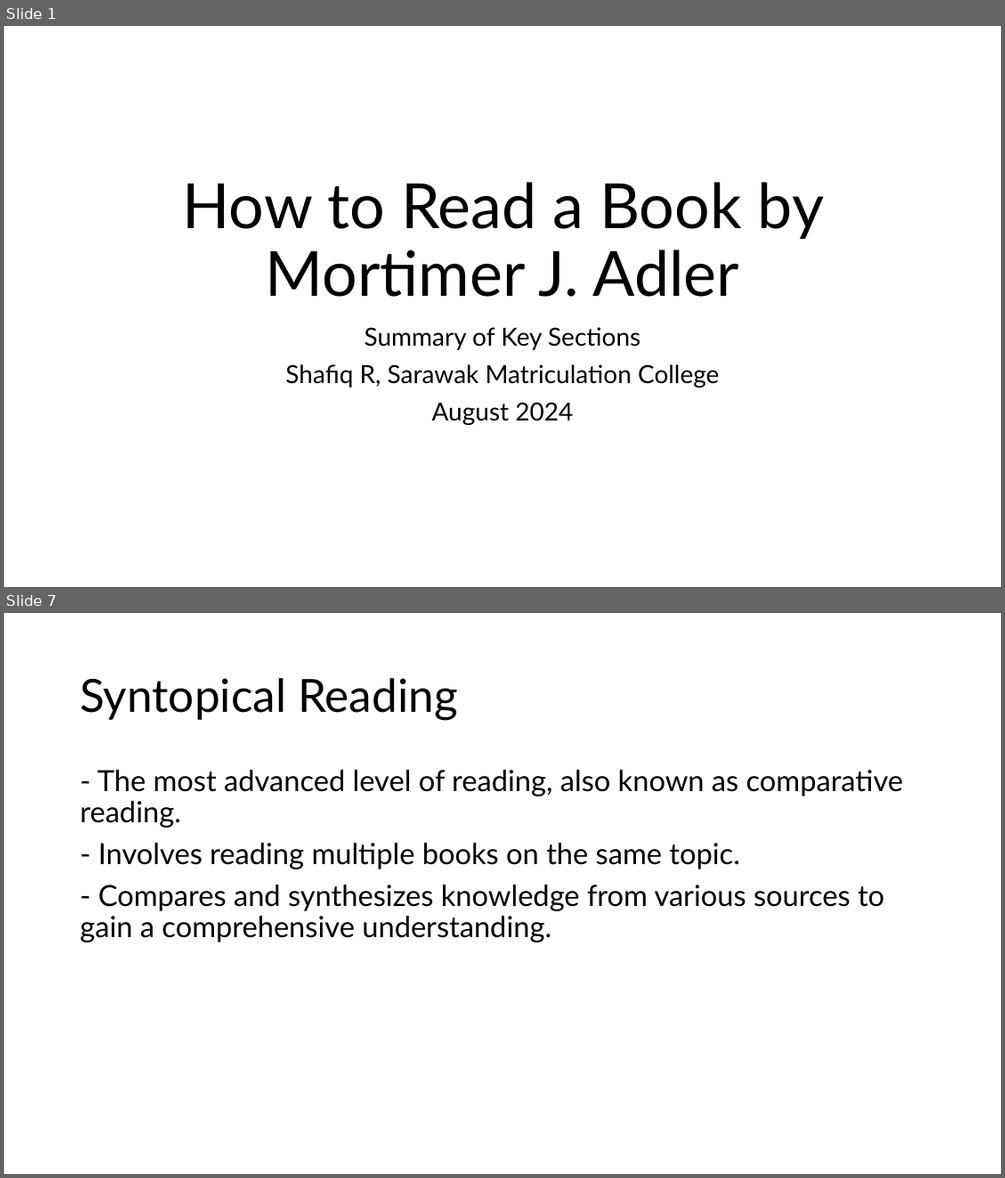
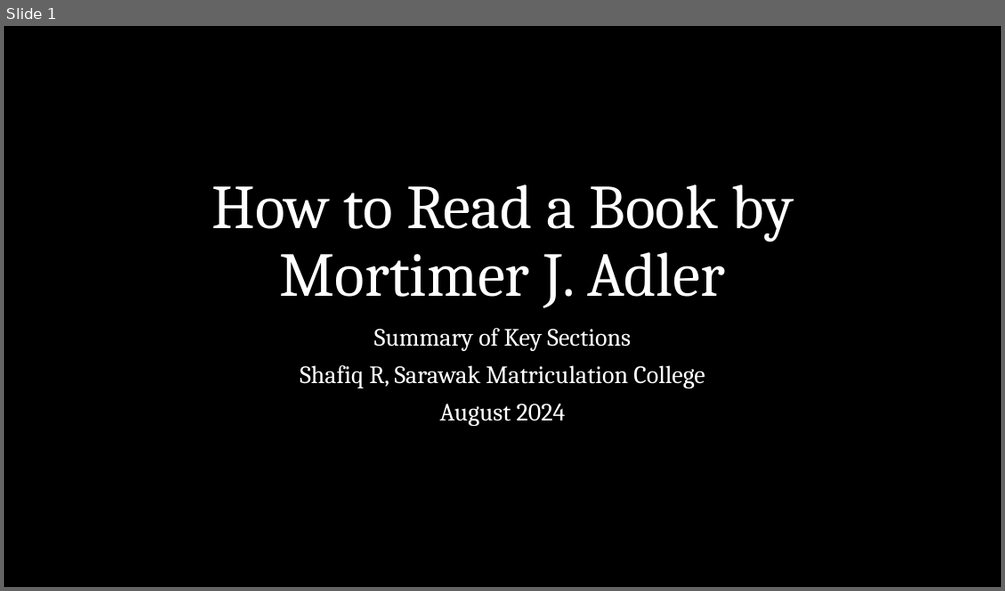
Before and after one commit to shafiqr-kmsw/matricphys, a slide deck: howtoreadbook/slides.pptx. Shown one above the other, each under a label of ours: slides 1 and 7 before the commit, slide 1 after it; the slides between them are not shown. The pictures are 1005x1178 and 1005x591 pixels, drawn with LibreOffice and Linux fonts; fonts in the diff are those of the drawing. Boxes give left, top, right and bottom in pixels: in the first picture for what was removed or moved away, otherwise in the second. Text is boxed around its words. In the diff, an @@ line names an element or a change of style, - is before the commit and + after.

```diff
--- a/howtoreadbook/slides.pptx
+++ b/howtoreadbook/slides.pptx
@@ slide 7 removed at (4,613,1001,1174), background #FFFFFF @@
@@ title removed at (80,678,458,720) @@
-Syntopical Reading
@@ text removed at (80,770,904,942) @@
-- The most advanced level of reading, also known as comparative reading.
-- Involves reading multiple books on the same topic.
-- Compares and synthesizes knowledge from various sources to gain a comprehensive understanding.
@@ slide 1 changed as well @@
@@ background #FFFFFF to #000000 @@
@@ title "How to Read a Book ..." at (211,184,793,308): font Lato to Cambria, text colour #000000 to #FFFFFF @@
@@ subtitle "Summary of Key Sections" at (299,328,704,426): font Lato to Cambria, text colour #000000 to #FFFFFF @@
```
Also in this commit, not shown: 19 other slides changed, 73 slides added, 6 other slides removed.
